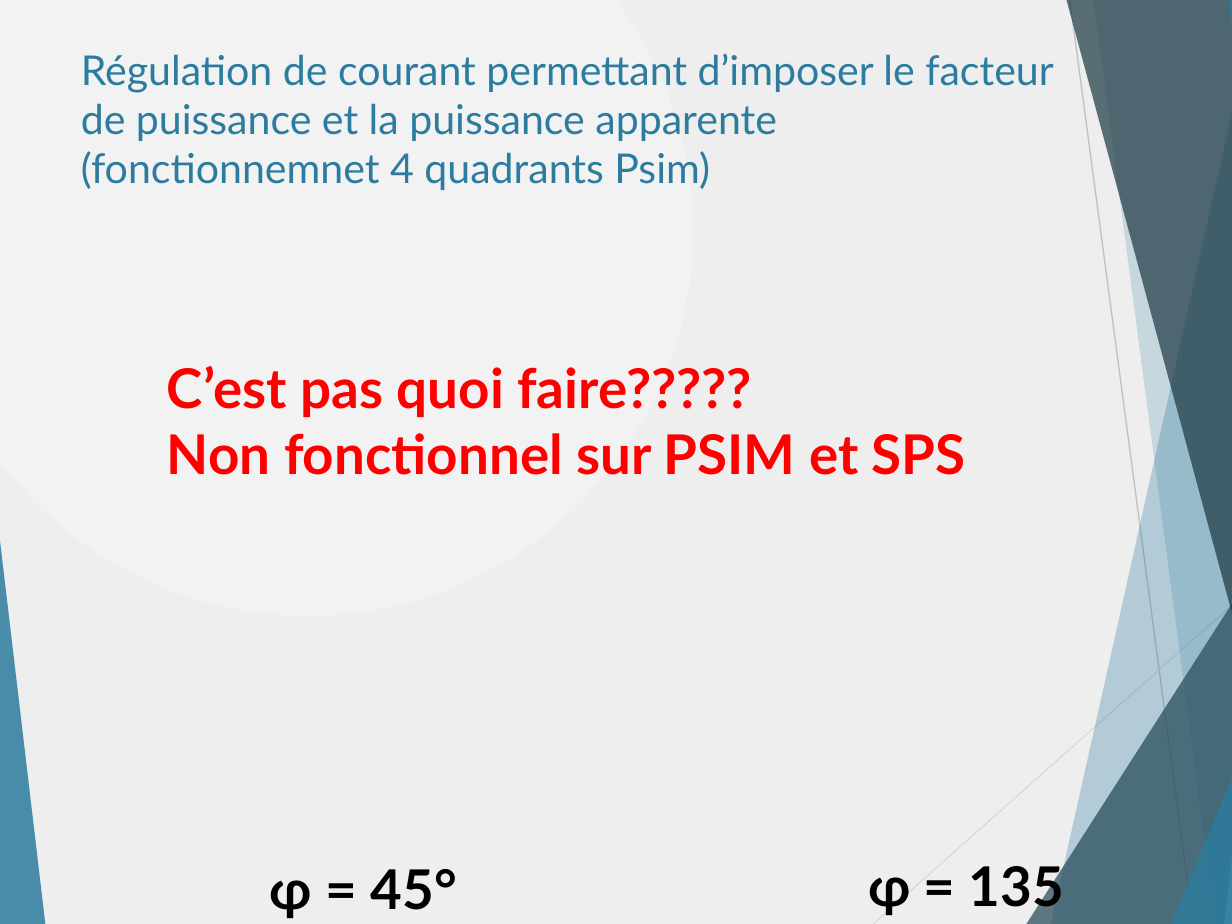
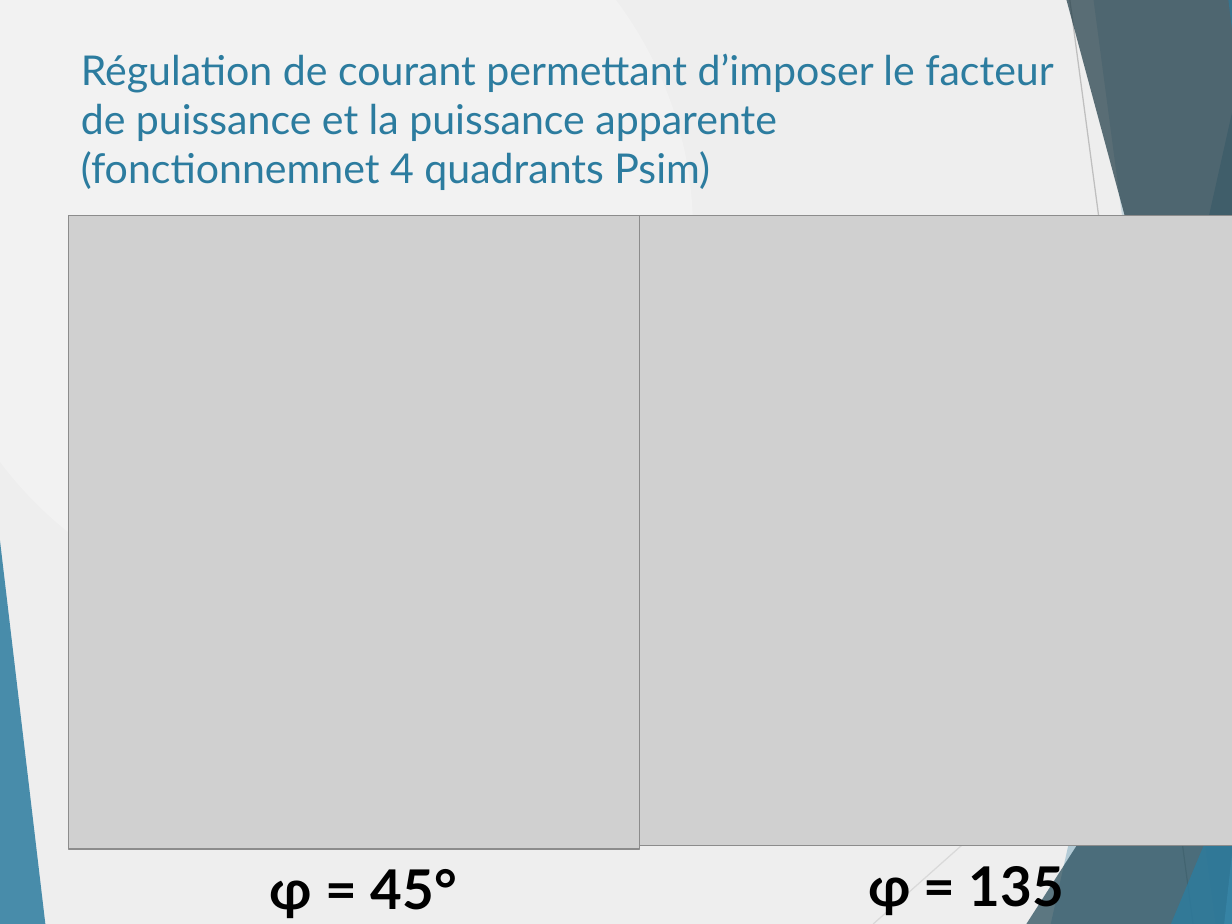
Before and after one commit to danthib76/DesignIV, a slide deck: slide 9 of Remise/Remise 3/RAE.pptx. Drawn at 1232x924 pixels with LibreOffice and Linux fonts; fonts in the diff are those of the drawing; grey boxes stand for pictures. Boxes give left, top, right and bottom in pixels: in the first picture for what was removed or moved away, otherwise in the second. Text is boxed around its words. In the diff, an @@ line names an element or a change of style, - is before the commit and + after.

Commit message:
Presentation ppt
Ajout fonctionnemnet 4 quadrant PSIM

```diff
--- a/Remise/Remise 3/RAE.pptx
+++ b/Remise/Remise 3/RAE.pptx
@@ picture added at box(69, 216, 639, 849) @@
@@ picture added at box(639, 216, 1232, 845) @@
@@ text removed at box(167, 366, 966, 475) @@
-C’est pas quoi faire?????
-Non fonctionnel sur PSIM et SPS
```
Also in this commit, not shown: 1 other slide changed, 4 other files.
